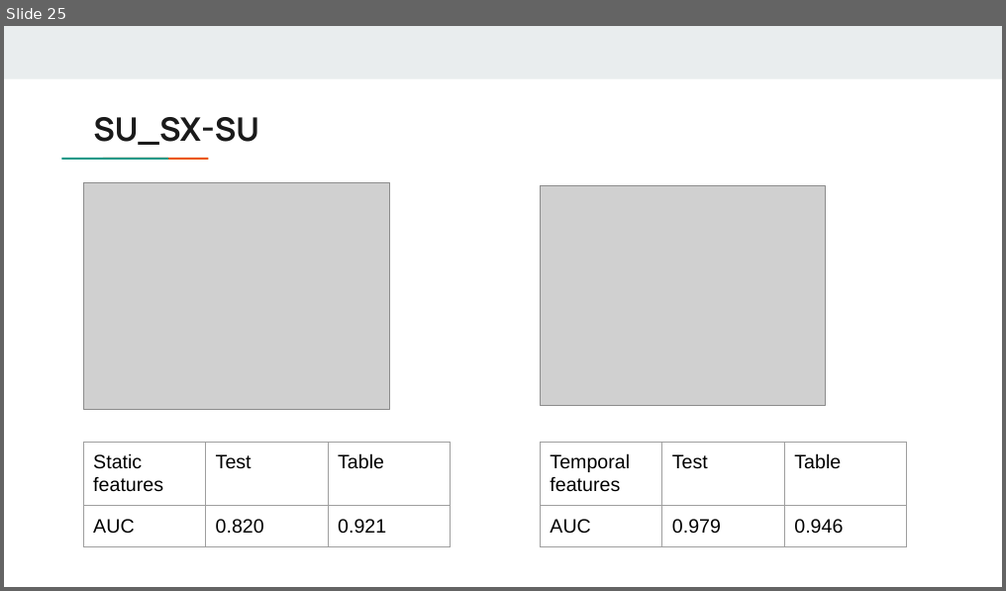
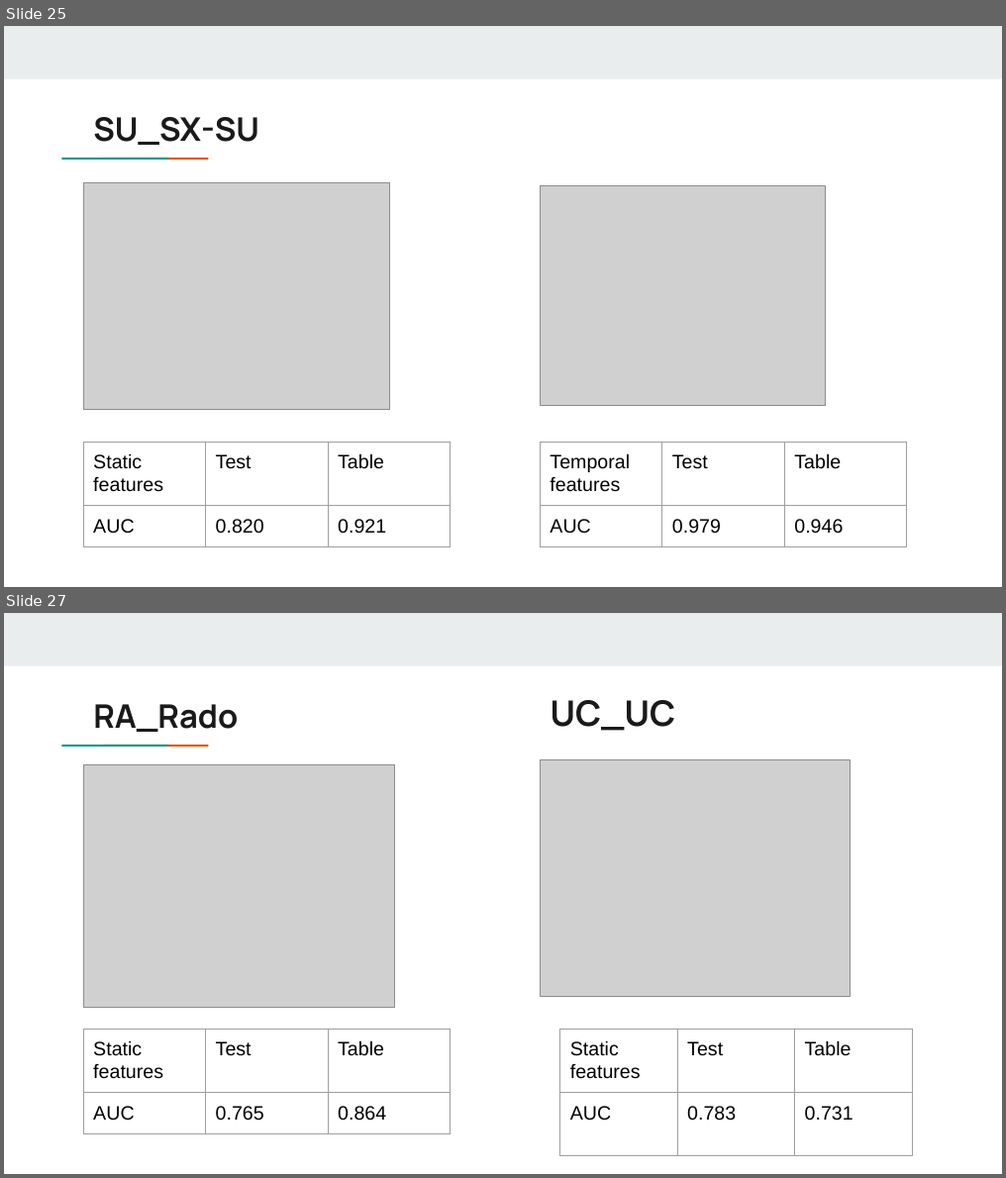
Before and after one commit to answerIII/GraphTheory2022-2023, a slide deck: notes/Team17.pptx. Shown one above the other, each under a label of ours: slide 25 before the commit, slides 25 and 27 after it; the slides between them are not shown. The pictures are 1006x591 and 1006x1178 pixels, drawn with LibreOffice and Linux fonts; fonts in the diff are those of the drawing; grey boxes stand for pictures. Boxes give left, top, right and bottom in pixels: in the first picture for what was removed or moved away, otherwise in the second. Text is boxed around its words. In the diff, an @@ line names an element or a change of style, - is before the commit and + after.

```diff
--- a/notes/Team17.pptx
+++ b/notes/Team17.pptx
@@ slide 27 added at bbox=[4, 613, 1002, 1174], background #FFFFFF; not listed: 3 template elements that a slide beside it also shows @@
@@ text added at bbox=[550, 700, 676, 731], 25.4 pt, text #1A1A1A, bold @@
+UC_UC
@@ title added at bbox=[93, 704, 238, 732], 23.4 pt, text #1A1A1A, bold @@
+RA_Rado
@@ picture added at bbox=[540, 760, 850, 996] @@
@@ picture added at bbox=[84, 765, 395, 1008] @@
@@ table added at bbox=[84, 1029, 452, 1139], 2 rows, 3 columns @@
+Static features | Test | Table
+AUC | 0.765 | 0.864
@@ table added at bbox=[559, 1029, 913, 1161], 2 rows, 3 columns @@
+Static features | Test | Table
+AUC | 0.783 | 0.731
```
Also in this commit, not shown: 6 slides changed, 2 other slides added, 29 other files.
